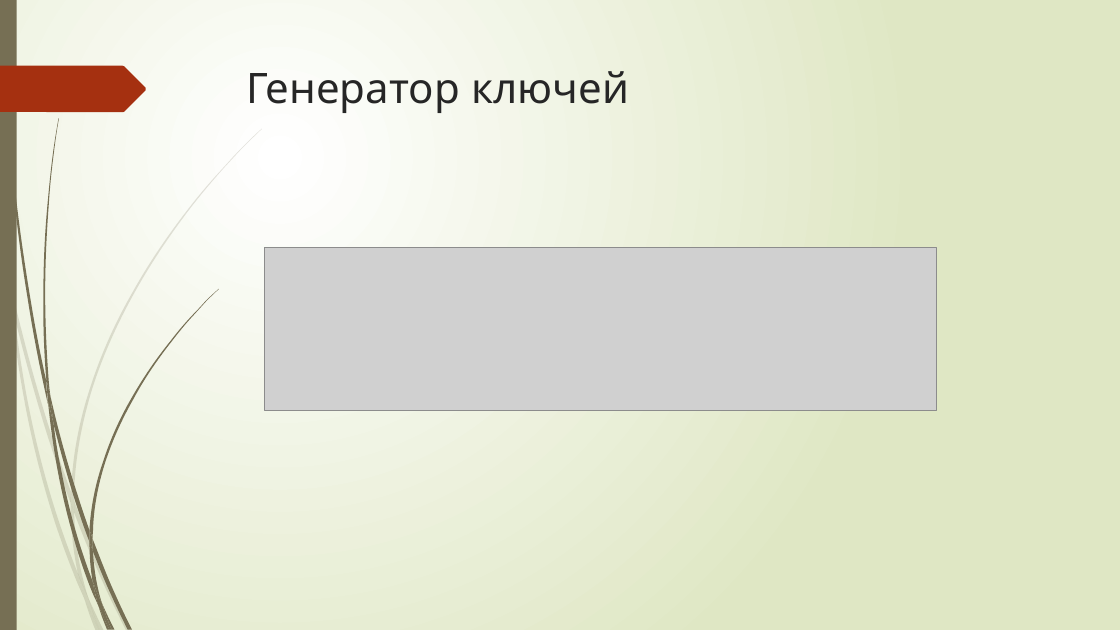
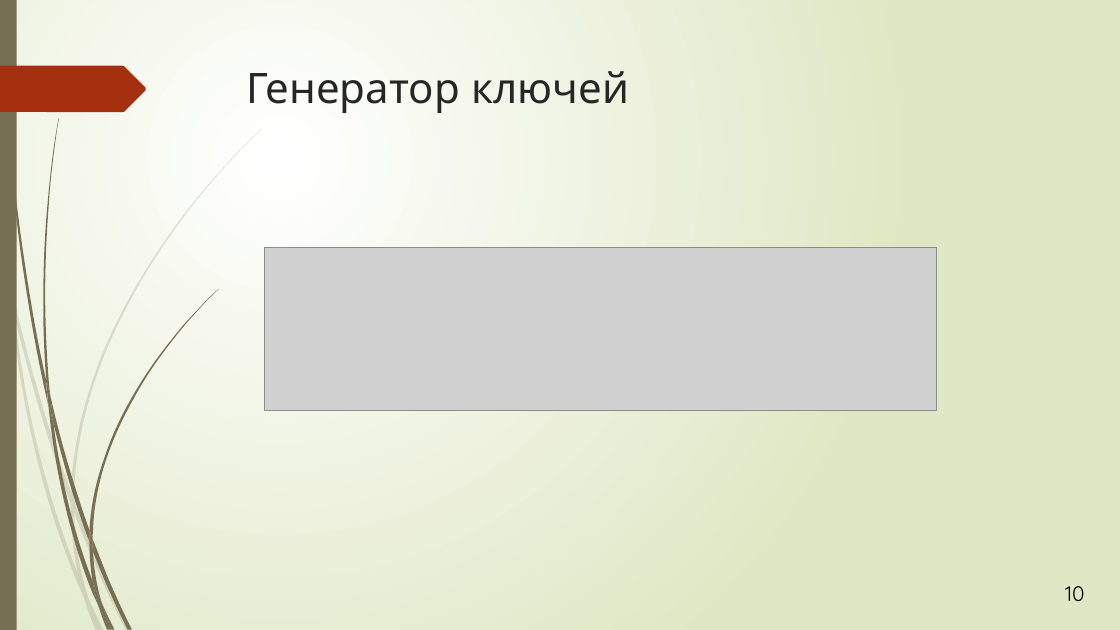
Before and after one commit to sashastahiev/ProisvodPractica, a slide deck: slide 10 of Разработка механизма защиты информации и персональных данных.pptm (slide 9 before the commit). Drawn at 1120x630 pixels with LibreOffice and Linux fonts; fonts in the diff are those of the drawing; grey boxes stand for pictures. Boxes give left, top, right and bottom in pixels: in the first picture for what was removed or moved away, otherwise in the second. Text is boxed around its words. In the diff, an @@ line names an element or a change of style, - is before the commit and + after.

```diff
--- a/Разработка механизма защиты информации и персональных данных.pptm
+++ b/Разработка механизма защиты информации и персональных данных.pptm
@@ text added at <box>1065,586,1084,601</box>, 18 pt, text #000000 @@
+10
```
Also in this commit, not shown: 13 other slides changed, 2 slides added, 2 slides removed, 2 other files.
